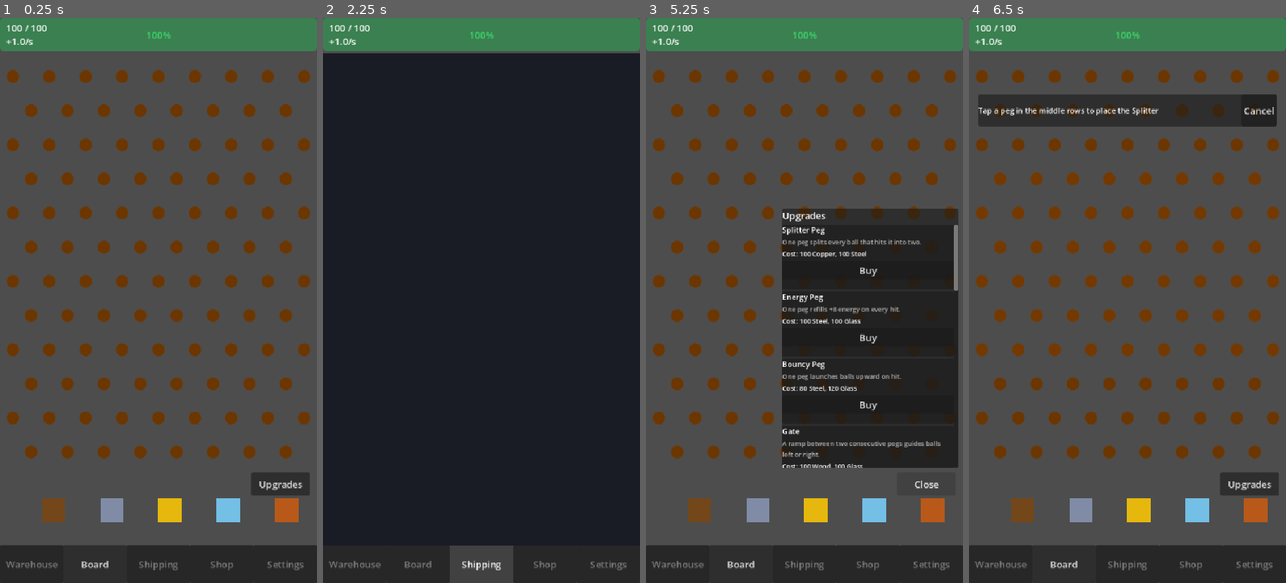
Above: before the commit, frames 1-4 (left to right).
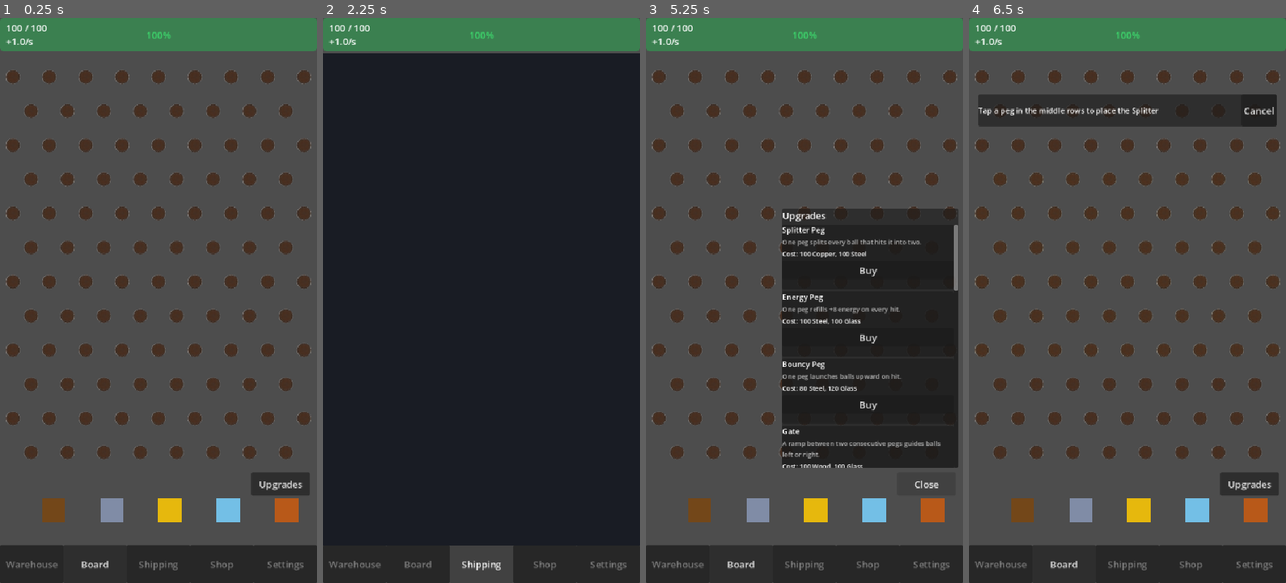
Above: after the commit, the same moments.

Repository: RafaelNTeixeira/ScrapFall
Game: Godot game, scene res://scenes/Main.tscn
Same seed, same stepped clock (60 frames per second), same inputs: the game is played once before the commit and once after it.
Inputs:
- Up to frame 1 (0.25 s): no input
- Up to frame 2 (2.25 s): click "Warehouse" at 0.5 s; click "Board" at 1.25 s; click "Shipping" at 2 s
- Up to frame 3 (5.25 s): click "Shop" at 2.75 s; click "Warehouse" at 3.5 s; click "Board" at 4.25 s; click "Upgrades" at 5 s
- Up to frame 4 (6.5 s): click "Buy" at 5.75 s

The runs differ from the first frame. In frame 1, 7.9% of the frame differs, in the area x 1-99%, y 9-78%; in frame 2, nothing differs; in frame 3, 4.9%; in frame 4, 7.3%.

Commit message:
feat: Updated scrap balls and pegs color

Diff:
--- a/scenes/Ball.tscn
+++ b/scenes/Ball.tscn
@@ -1,7 +1,7 @@
 [gd_scene format=3 uid="uid://ddl4amdw1sgc8"]
 
 [ext_resource type="Script" uid="uid://b7e2hben16khi" path="res://scripts/Ball.gd" id="1_x8fbi"]
-[ext_resource type="Texture2D" uid="uid://dwrevw2al38cx" path="res://images/BrownDot.png" id="2_ja1hk"]
+[ext_resource type="Texture2D" uid="uid://c6whbtfrcjake" path="res://images/GrayDot.png" id="2_ja1hk"]
 
 [sub_resource type="CircleShape2D" id="CircleShape2D_41u45"]
 radius = 12.0
--- a/scripts/Peg.gd
+++ b/scripts/Peg.gd
@@ -106,7 +106,7 @@
 
 func _base_color() -> Color:
 	match peg_type:
-		PegType.NORMAL:   return Color(0.85, 0.85, 0.85)
+		PegType.NORMAL:   return Color(1.0, 1.0, 1.0, 1.0)
 		PegType.ENERGY:   return Color(1.0,  0.82, 0.1)
 		PegType.SPLITTER: return Color(0.35, 0.80, 1.0)
 		PegType.BOUNCY:   return Color(0.4, 0.0, 0.4, 1.0)
Binary file changed: images/BrownDot.png
Binary file added: images/GrayDot.png
Not shown, added: images/GrayDot.png.import
